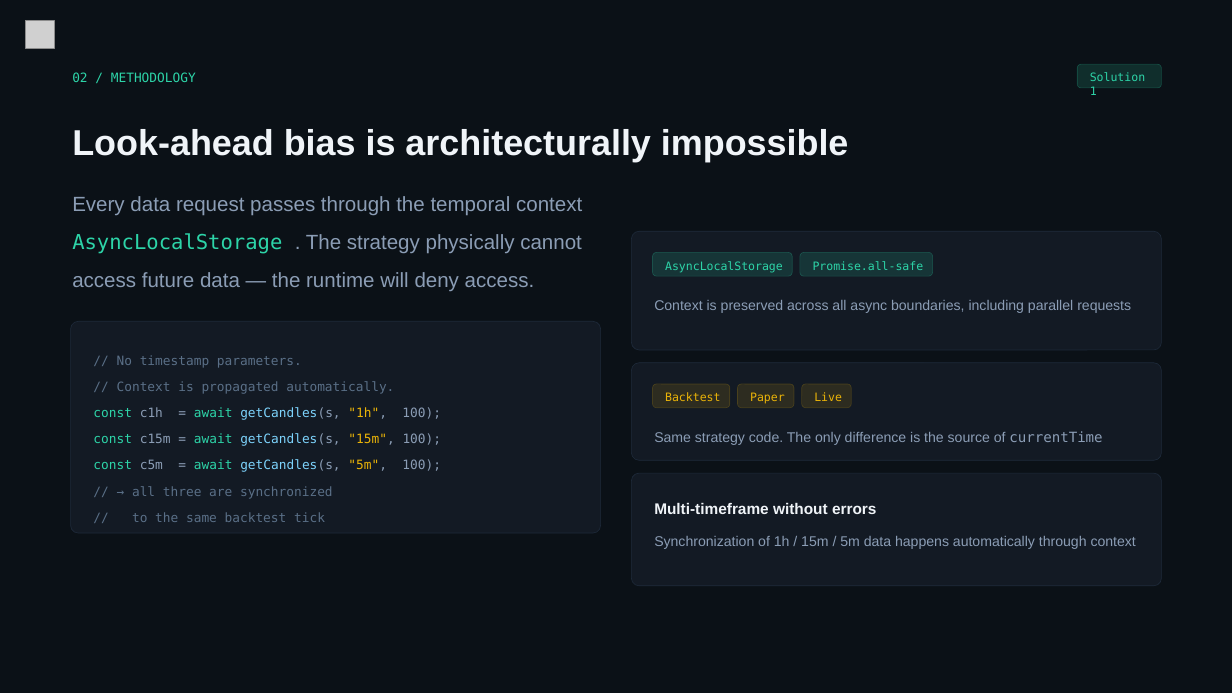
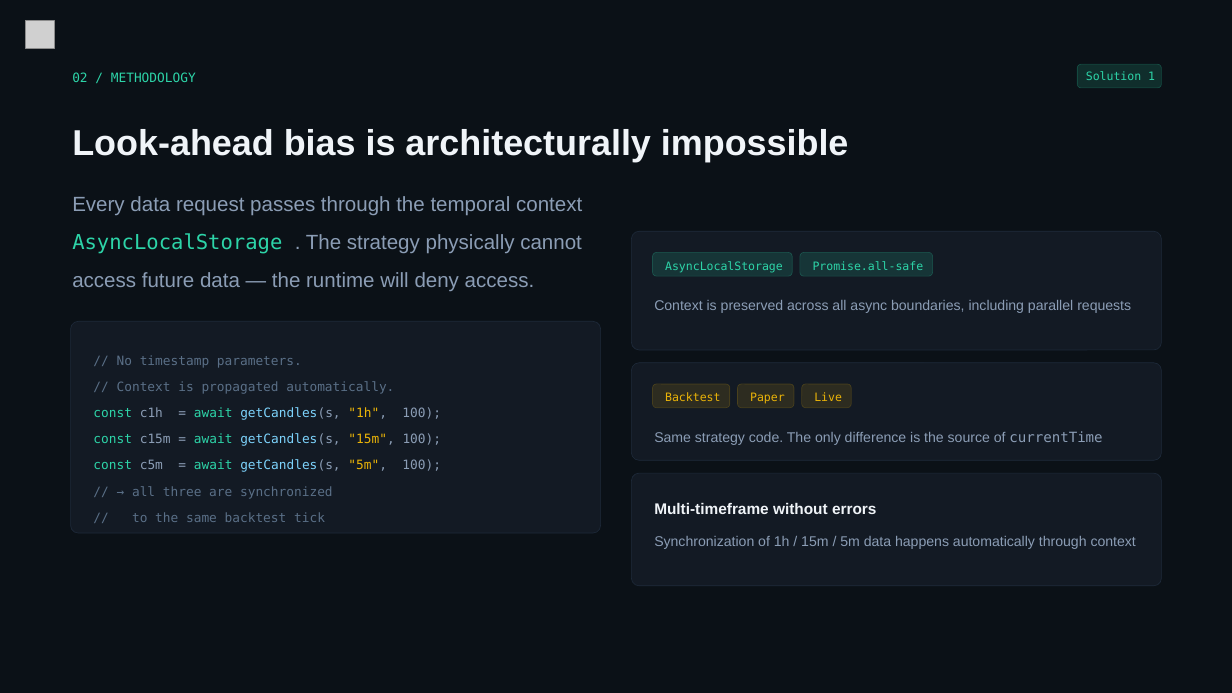
Before and after one commit to theonetrade/theonetrade, a slide deck: slide 5 of assets/theonetrade_en.pptx. Drawn at 1232x693 pixels with LibreOffice and Linux fonts; fonts in the diff are those of the drawing; grey boxes stand for pictures. Boxes give left, top, right and bottom in pixels: in the first picture for what was removed or moved away, otherwise in the second. Text is boxed around its words. In the diff, an @@ line names an element or a change of style, - is before the commit and + after.

```diff
--- a/assets/theonetrade_en.pptx
+++ b/assets/theonetrade_en.pptx
@@ text "Solution 1" rewrapped from [1090, 72, 1145, 95] to [1086, 71, 1155, 80] @@
```
Also in this commit, not shown: 7 other slides changed, 1 other file.
